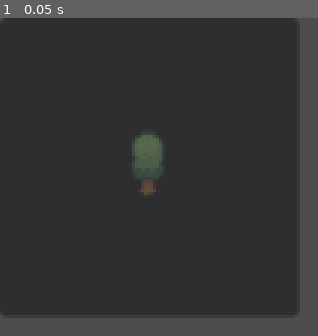
Above: before the commit, frame 1.
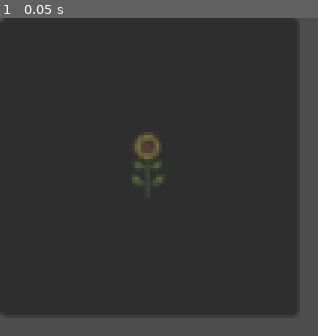
Above: after the commit, the same moment.

Repository: Deadlocz/UOL-Game-Jam-13
Game: Godot game, scene res://TileHolder/TrackTile/Tile.tscn
Two runs of this game, one before a commit and one after it. Both use one fixed random seed, a clock stepped at 60 frames per second and the inputs below.
Inputs:
- Up to frame 1 (0.05 s): no input

The runs differ from the first frame. In frame 1, 0.8% of the frame differs, in the area x 41-52%, y 36-56%.

Commit message:
Added ability to load tiles in the loder

Diff:
--- a/train-track-manic/TileHolder/TrackHolder.tscn
+++ b/train-track-manic/TileHolder/TrackHolder.tscn
@@ -1,13 +1,26 @@
 [gd_scene format=3 uid="uid://d5ryhf3lp2yi"]
 
-[node name="Node2D" type="Node2D" unique_id=91845701]
+[ext_resource type="Script" uid="uid://b88uww1icsg" path="res://TileHolder/track_holder.gd" id="1_ul165"]
+
+[node name="Holder" type="Node2D" unique_id=91845701]
+script = ExtResource("1_ul165")
+tile_path = "uid://toyrxvks063b"
 
 [node name="ColorRect" type="ColorRect" parent="." unique_id=631933671]
 offset_right = 527.0
 offset_bottom = 434.0
 color = Color(0.16206557, 0.1620656, 0.16206557, 1)
 
-[node name="ScrollContainer" type="ScrollContainer" parent="." unique_id=1944576632]
-visible = false
-offset_right = 40.0
-offset_bottom = 40.0
+[node name="Tile1" type="Container" parent="ColorRect" unique_id=1516909391]
+layout_mode = 0
+offset_left = 75.0
+offset_top = 132.0
+offset_right = 186.0
+offset_bottom = 225.0
+
+[node name="Tile2" type="Container" parent="ColorRect" unique_id=1884460367]
+layout_mode = 0
+offset_left = 327.0
+offset_top = 152.0
+offset_right = 438.0
+offset_bottom = 245.0
--- a/train-track-manic/TileHolder/TrackTile/TileAction.gd
+++ b/train-track-manic/TileHolder/TrackTile/TileAction.gd
@@ -1,17 +1,18 @@
 extends Node2D
 
-var tile_type:int
 
-# constructor for
-func _init(type:int) -> void:
-	_set_tile(type)
-	_set_logic(type)
+# constructor for setting the tile type
+# func _init(type:int) -> void:
+func _init() -> void:
 	pass
 
+func _ready() -> void:
+	_set_logic(1)
+	_set_tile(1)
 
 func _set_tile(type: int) -> void:
-	tile_type = type
-	%TrackTypes.frame = tile_type;
+	%TrackTypes.frame = type;
+	_set_logic(type)
 
 func _set_logic(type: int):
 	#TODO add logic depending on what is needed
@@ -21,10 +22,6 @@
 		1:
 			pass
 
-# Called every frame. 'delta' is the elapsed time since the previous frame.
-func _process(delta: float) -> void:
-	pass
-
 
 func _on_action_pressed() -> void:
 	print("hi")
--- a/train-track-manic/TileHolder/track_holder.gd
+++ b/train-track-manic/TileHolder/track_holder.gd
@@ -1,9 +1,16 @@
 extends Node2D
-
+@export_file("*.tscn") var tile_path
 
 # Called when the node enters the scene tree for the first time.
 func _ready() -> void:
-	pass # Replace with function body.
+	var tile_scene = load("res://TileHolder/TrackTile/Tile.tscn")
+	var tile_instance = tile_scene.instantiate()
+	var tile_instance2 = tile_scene.instantiate()
+	$ColorRect/Tile1.add_child(tile_instance)
+	$ColorRect/Tile2.add_child(tile_instance2)
+
+	pass
+	 # Replace with function body.
 
 
 # Called every frame. 'delta' is the elapsed time since the previous frame.
